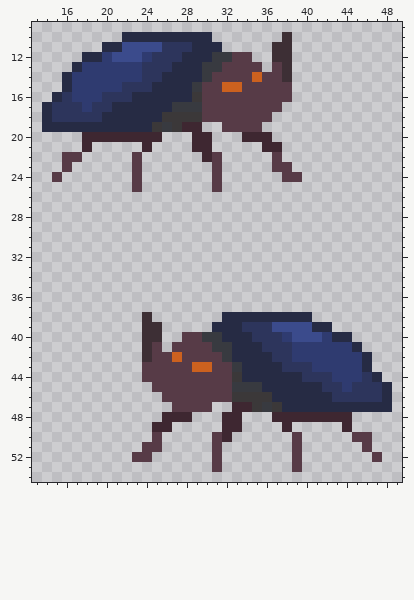
Pixel-art sprite: Images.Tilesets/TileSets/HexaRealm/Tiles/Chitin.png. This is how it looked before the edit.
The file is 64x56 pixels. Colours within 5 levels of each other are drawn and written as one. Shown: x 13..49, y 9..54.
After the commit:
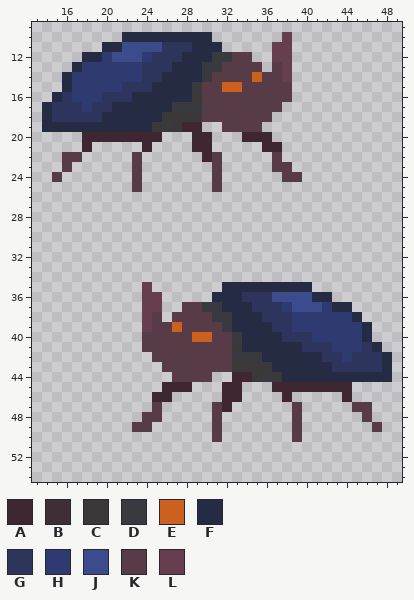
Palette (. is transparent): A #3e2731  B #3d2f35  C #3b3839  D #383a40  E #cc611f  F #262b44  G #2d355c  H #2f3b70  J #3b4b8c  K #573b47  L #663e4f
The author wrote: light tone on Chitin horn
Diff:
{"y":10,"x":38,"old":"B","new":"L"}
{"y":11,"x":37,"old":"BB","new":"LL"}
{"y":12,"x":37,"old":"BB","new":"LL"}
{"y":13,"x":38,"old":"B","new":"L"}
{"y":14,"x":38,"old":"B","new":"L"}
{"y":35,"x":24,"old":".","new":"L"}
{"y":35,"x":32,"old":".........","new":"FFFFFFFFF"}
{"y":36,"x":24,"old":"..","new":"LL"}
{"y":36,"x":31,"old":"............","new":"FFFGGGJJJJFF"}
{"y":37,"x":24,"old":"..","new":"LL"}
{"y":37,"x":28,"old":".................","new":"KKDDFFFGGGHJJJHFF"}
{"y":38,"x":24,"old":"B.","new":"LK"}
{"y":38,"x":27,"old":".....F","new":"KKKKDD"}
{"y":38,"x":36,"old":"FFFFF.....","new":"GGGHHHHHHF"}
{"y":39,"x":24,"old":"BB.....FF","new":"LKKEKKKKD"}
{"y":39,"x":34,"old":"GGGJJJJFF....","new":"FFFGGHHHHHHHF"}
{"y":40,"x":24,"old":"BB..","new":"KKKK"}
{"y":40,"x":29,"old":"KDDFF","new":"EEKKD"}
{"y":40,"x":35,"old":"GGGHJJJ","new":"FFFGGGH"}
{"y":40,"x":43,"old":"FF..","new":"HHHF"}
{"y":41,"x":24,"old":"B","new":"K"}
{"y":41,"x":26,"old":".","new":"K"}
{"y":41,"x":31,"old":"DDF","new":"KKC"}
{"y":41,"x":36,"old":"GGGHHHH","new":"FFFFGGG"}
{"y":41,"x":45,"old":"F..","new":"HGF"}
{"y":42,"x":24,"old":"B","new":"."}
{"y":42,"x":27,"old":"E","new":"K"}
{"y":42,"x":32,"old":"DFFF","new":"KDDD"}
{"y":42,"x":37,"old":"GGHHHHH","new":"FFFFFGG"}
{"y":42,"x":45,"old":"HF..","new":"GGGF"}
{"y":43,"x":24,"old":"KK","new":".."}
{"y":43,"x":29,"old":"EE","new":"KK"}
{"y":43,"x":33,"old":"DFFF","new":"CCCC"}
{"y":43,"x":38,"old":"GGGHHHHHF..","new":"FFFFFGGGGGF"}
{"y":44,"x":24,"old":"KKK","new":"..."}
{"y":44,"x":31,"old":"KKCFFFF","new":"..AACDC"}
{"y":44,"x":40,"old":"GGGHHHG","new":"FFFFFFF"}
{"y":44,"x":48,"old":".","new":"F"}
{"y":45,"x":25,"old":"KKKKKKKKDDDFFFFFFGGHGGGF","new":".AAA...AA...AAAAAAAA...."}
{"y":46,"x":25,"old":".KKKKKKKCCCCFFFFFFGGGGGF","new":"AA.....AA....A.....A...."}
{"y":47,"x":25,"old":".","new":"K"}
{"y":47,"x":27,"old":"KKKK..AACDCFFFFFFFFFFF","new":"....KA......K.....KK.."}
{"y":48,"x":24,"old":"..AAA","new":"KK..."}
{"y":48,"x":31,"old":".AA","new":"K.."}
{"y":48,"x":37,"old":"AAAAAAAA","new":"..K....."}
{"y":48,"x":46,"old":".","new":"K"}
{"y":49,"x":23,"old":"..AA","new":"KK.."}
{"y":49,"x":31,"old":".AA","new":"K.."}
{"y":49,"x":38,"old":"A.","new":".K"}
{"y":49,"x":44,"old":"A","new":"."}
{"y":49,"x":47,"old":".","new":"K"}
{"y":50,"x":25,"old":"K","new":"."}
{"y":50,"x":32,"old":"A","new":"."}
{"y":50,"x":45,"old":"KK","new":".."}
{"y":51,"x":24,"old":"KK","new":".."}
{"y":51,"x":31,"old":"K","new":"."}
{"y":51,"x":39,"old":"K","new":"."}
{"y":51,"x":46,"old":"K","new":"."}
{"y":52,"x":23,"old":"KK","new":".."}
{"y":52,"x":31,"old":"K","new":"."}
{"y":52,"x":39,"old":"K","new":"."}
{"y":52,"x":47,"old":"K","new":"."}
{"y":53,"x":31,"old":"K","new":"."}
{"y":53,"x":39,"old":"K","new":"."}
{"label":"changed","picture_box":[272,32,292,82]}
{"label":"changed","picture_box":[132,282,392,472]}
